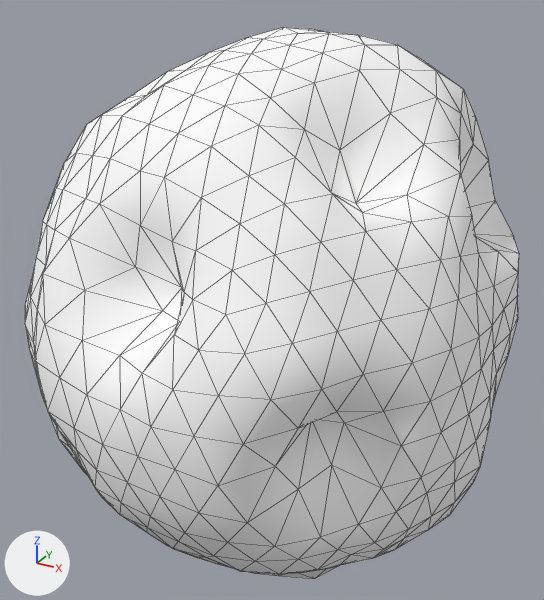
Before and after pictures for a commit that changed the glTF model assets/asteroids/asteroid_26.glb.
The view is the same before and after, from a 50 mm camera at (1.21, -2.39, 1.29) aimed at (-0.09, -0.01, 0.1). The lights are fixed; the arrows at lower left show +X, +Y and +Z. The first picture is the older version. Mesh edges are drawn as thin lines. Vertices at exactly the same position are counted once.

Names of what the first picture shows: 'Asteroid_26'.
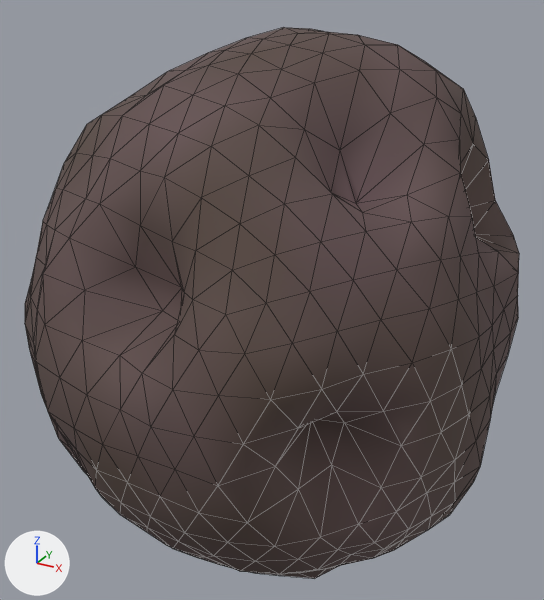
Changed parts and their boxes [x1, y1, x2, y2] in the pictures (544 x 600 px):
'Asteroid_26', recoloured (darker)
    both: [25, 27, 519, 578]

The change, as a list of edits to the scene's bpy script:
```text
Change mat_asteroidrock_26:
    where n0 = _N.new('ShaderNodeBsdfPrincipled'); n0.name = 'Principled BSDF'
    remove n0.inputs[0].default_value = (1.0, 1.0, 1.0, 1.0)  # 'Base Color', white #ffffff
    n0.inputs[1].default_value: 0.00668 -> 0.0441  # 'Metallic'
    n0.inputs[2].default_value: 0.887 -> 0.868  # 'Roughness'
    add n2 = _N.new('ShaderNodeVertexColor'); n2.name = 'Color Attribute'
    add _L.new(n2.outputs[0], n0.inputs[0])  # 'Color' to 'Base Color'
Change me_icosphere:
    where me_icosphere.from_pydata(...)  # 642 vertices, 1280 faces; spans x -0.97..0.81, y -1.0..0.96, z -0.99..1.1
    used by ob_asteroid_26; location = (0.0, 0.0, 0.0)
    me_icosphere part 1: vertex colours changed
```
